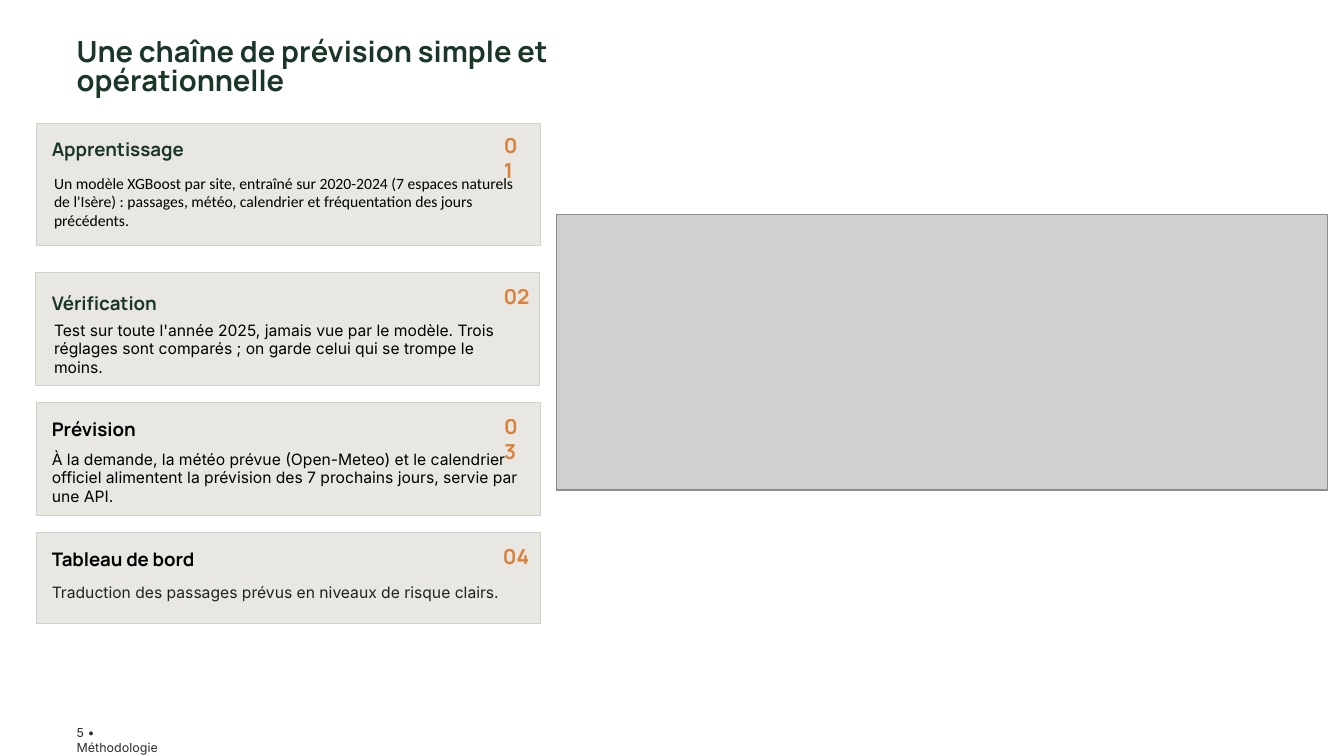
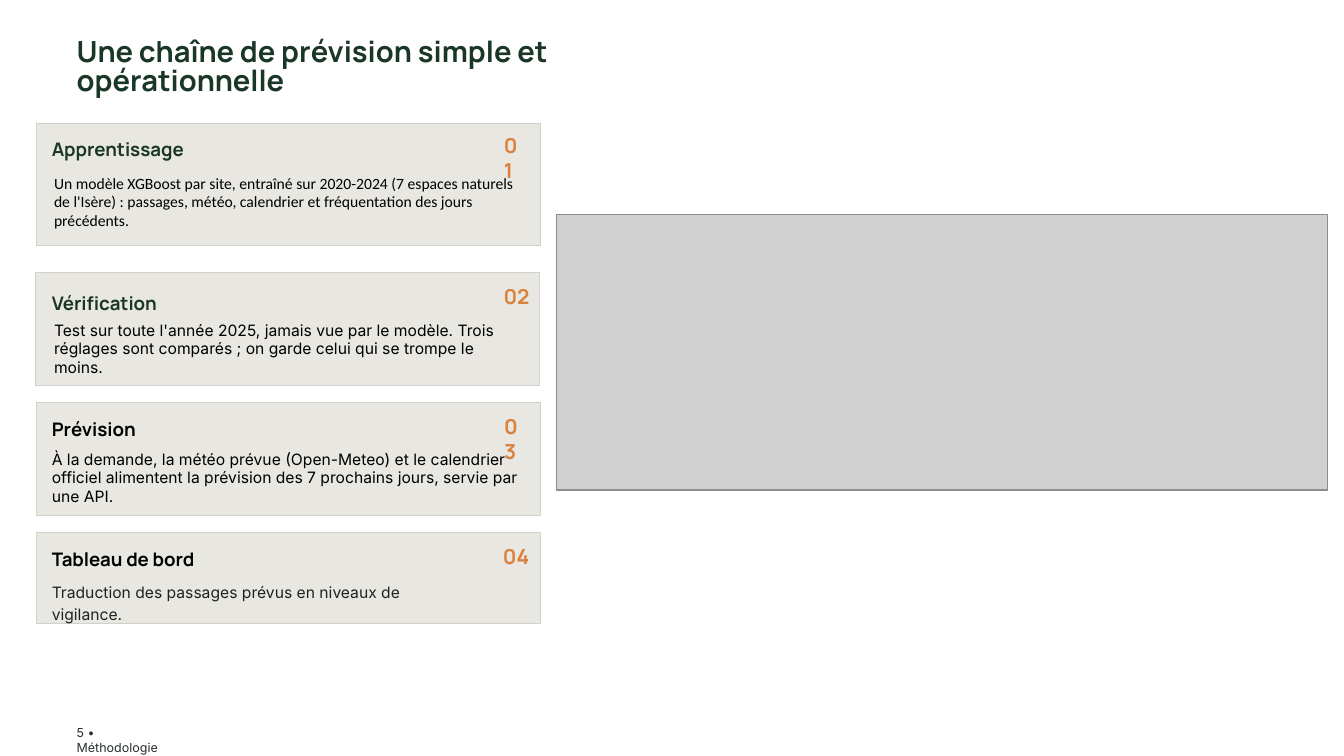
Before and after one commit to Claken/HACKATHON-DGE, a slide deck: slide 5 of livrable/Equipe 2 - Slides.pptx. Drawn at 1344x756 pixels with LibreOffice and Linux fonts; fonts in the diff are those of the drawing; grey boxes stand for pictures; background and template pictures are left out. Boxes give left, top, right and bottom in pixels: in the first picture for what was removed or moved away, otherwise in the second. Text is boxed around its words. In the diff, an @@ line names an element or a change of style, - is before the commit and + after.

```diff
--- a/livrable/Equipe 2 - Slides.pptx
+++ b/livrable/Equipe 2 - Slides.pptx
@@ text at [52, 586, 400, 624]: text changed @@
-Traduction des passages prévus en niveaux de risque clairs.
+Traduction des passages prévus en niveaux de vigilance.
```
Also in this commit, not shown: 1 other slide changed.
